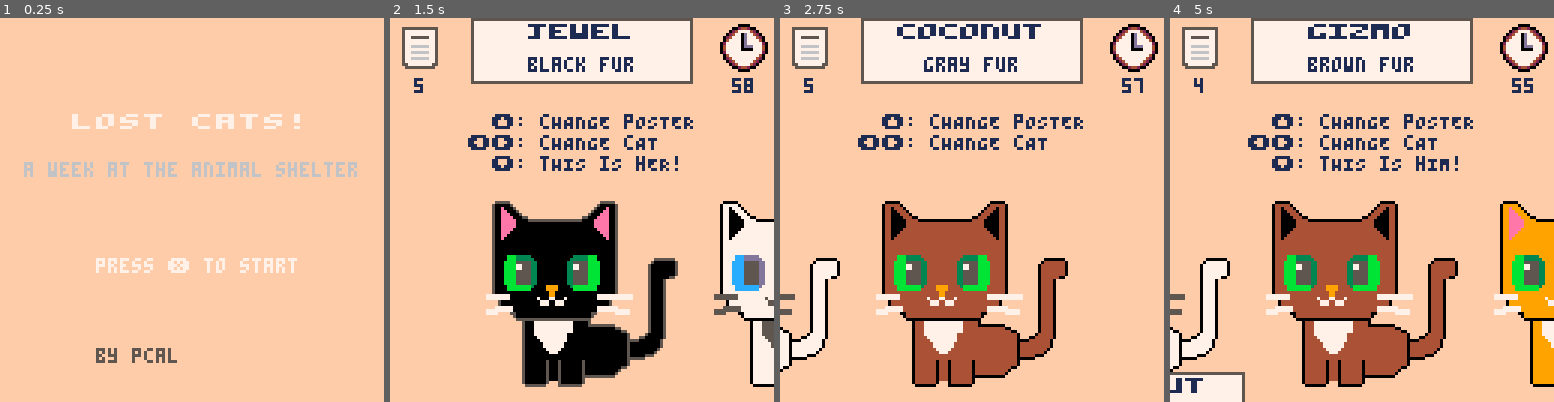
Above: before the commit, frames 1-4 (left to right).
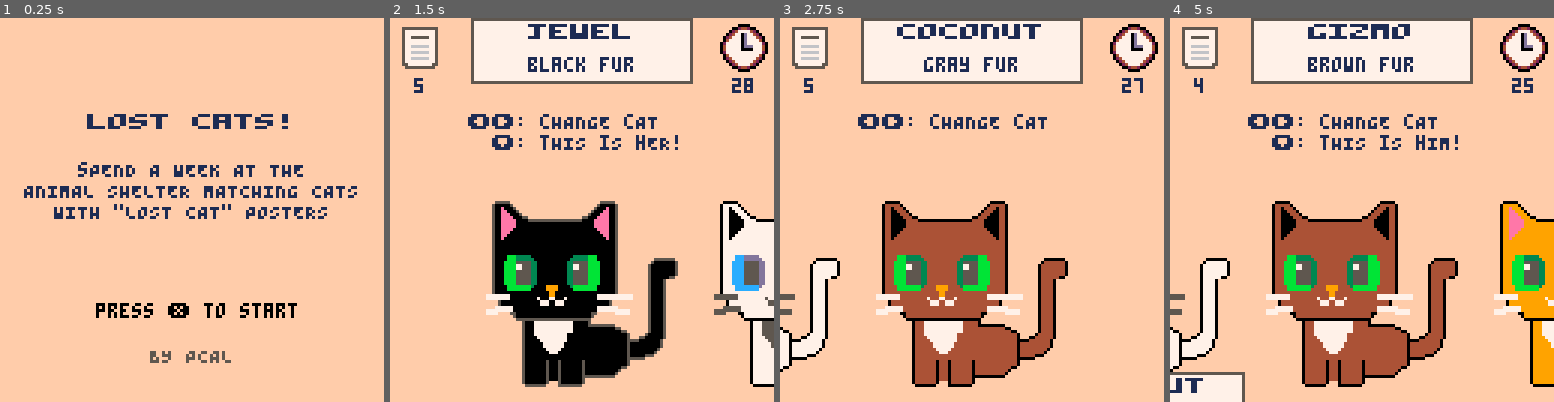
Above: after the commit, the same moments.

Repository: pcal43/pico8-papurrs-please
Game: PICO-8 cartridge pico8-home/carts/lost-cats.p8
The game is run twice, just before and just after one commit, with the same random seed, the same clock (stepped at 60 frames per second) and the same inputs.
Inputs:
- Up to frame 1 (0.25 s): no input
- Up to frame 2 (1.5 s): tap X (X key) at 0.33, 1.07 s; tap O (Z key) at 0.7 s
- Up to frame 3 (2.75 s): hold Right 1.6-2.1 s; tap O (Z key) at 1.7, 2.1, 2.5 s; tap X (X key) at 1.85 s; hold Up 2.15-2.42 s; hold Right from 2.47 s (still down)
- Up to frame 4 (5 s): tap O (Z key) every 0.4 s from 2.9 to 4.9 s; tap X (X key) at 2.97, 4.08 s; release Right at 3.03 s; hold Left 3.08-3.58 s; hold Down 3.63-3.97 s; hold Right 4.02-4.68 s; hold Up from 4.73 s (still down)

The runs differ from the first frame. In frame 1, 7.4% of the frame differs, in the area x 6-93%, y 25-90%; in frame 2, 1.6%; in frame 3, 1.2%; in frame 4, 1.7%.

Commit message:
checkpoint

Diff:
--- a/pico8-home/carts/src/Controller.lua
+++ b/pico8-home/carts/src/Controller.lua
@@ -26,45 +26,18 @@
 
     self.flow = cocreate(function()
         while true do
-            -- Title screen
             self.current_screen = TitleScreen.new()
-                printh("day!")
-
-            while not btnp(BUTTON_X) do yield() end
-                printh("day!")
-
+            while btnp(BUTTON_X) do  -- make sure button clears
+                yield()
+            end
+            while not btnp(BUTTON_X) do
+                yield()
+            end
             self.current_screen = GameScreen.new()
-                printh("day!")
-
-            -- Play through the week
-            for day=1,5 do
-                self.current_screen.startDay(WEEKDAYS[day])
-                while not self.current_screen.isDone() do yield() end
-
-    --            -- Show message
-    --            local msg = self.current_screen.secondsRemaining <= 0
-    --                and "time's up!" or "all cats found!"
-    --            self.current_screen.message = msg
-    --            for i=1,60 do yield() end
-
-                -- Review each cat
-    --            for i=1,#self.current_screen.catList do
-    --                local cat = self.current_screen.catList[i]
-    --                if cat.poster then
-    --                    self.current_screen.review_index = i
-    --                    self.current_screen.is_correct = cat.matches(cat.poster.traits)
-    --                    for j=1,90 do yield() end
-    --                end
-    --            end
-
-                -- Day results
-    --            self.current_screen.show_results = true
-    --            while not btnp(4) do yield() end
+            self.current_screen.startDay()
+            while not self.current_screen.isDone() do
+                yield()
             end
-
-            -- Game over
-    --        self.current_screen = GameOverScreen.new()
-    --        while true do yield() end
         end
     end)
 
--- a/pico8-home/carts/src/GameScreen.lua
+++ b/pico8-home/carts/src/GameScreen.lua
@@ -4,6 +4,7 @@
 
     printh("init1!")
 
+    self.weekdayNumber = 1
     self.centerMessage = nil
     self.scrollPos = 0
     self.targetPos = 1
@@ -13,8 +14,9 @@
     self.showPoster = false
     self._last_time = time()
     self.coroutine = nil
-
-    printh("init2!")
+    self.totalCatsThisWeek = 0
+    self.foundCatsThisWeek = 0
+    self.isGameOver = false
 
     function self.draw()
         cls(PEACH) -- offwhite background
@@ -109,35 +111,37 @@
         end
     end
 
-    function self.startDay(weekday)
-            printh("startday")
-            self.posters, self.catList = generatePostersAndCats(weekday.posters, weekday.minTraits, weekday.maxTraits, weekday.traits)
-            self.scrollPos = 0
-            self.targetPos = 1
-            self.secondsRemaining = weekday.time
-            self.showCats = false
-            self.showPoster = false
-            self.showStatusIcons = true
-            self.centerMessage = "\^w"..weekday.name..[[
+    function self.startDay()
+        local weekday = WEEKDAYS[self.weekdayNumber]
+        self.posters, self.catList = generatePostersAndCats(weekday.posters, weekday.minTraits, weekday.maxTraits, weekday.traits)
+        self.scrollPos = 0
+        self.targetPos = 1
+        self.secondsRemaining = weekday.time
+        self.showCats = false
+        self.showPoster = false
+        self.showStatusIcons = true
+        self.centerMessage = "\^w"..weekday.name..[[
 
 
 tHERE aRE ]]..#self.catList..[[ lOST cATS tODAY.
 
-mATCH cATS tO tHE pOSTERS to
 hELP tHEM gET hOME!
 
 rEADY?
 
+
 press ❎ to start]]
-            self.coroutine = cocreate(function()
-                while btn(BUTTON_X) do  -- make sure they release the button
-                    yield()
-                end
-                while not btn(BUTTON_X) do
-                    yield()
-                end
-                self.startPicking()
-            end)
+        self.coroutine = cocreate(function()
+            while btn(BUTTON_X) do  -- make sure they release the button
+                yield()
+            end
+            while not btn(BUTTON_X) do
+                yield()
+            end
+        printh("XXXXX")
+
+            self.startPicking()
+        end)
     end
 
     function self.startPicking()
@@ -179,7 +183,7 @@
                         self.canPress = false
                     end
                 elseif btn(BUTTON_UP) then
-                    if self.canPress then
+                    if self.canPress or false then
                         -- cycle to the next poster
                         if #self.posters > 1 then
                             -- Animate current poster up off screen
@@ -224,7 +228,8 @@
                 end
                 if self.posters[1] then
                     local pronoun = self.posters[1].isFemale and "hER" or "hIM"
-                    self.centerMessage = " \148: cHANGE pOSTER\n\139\145: cHANGE cAT     "
+                    --self.centerMessage = " \148: cHANGE pOSTER\n\139\145: cHANGE cAT     "
+                    self.centerMessage = "\139\145: cHANGE cAT     "
                     if self.targetPos == self.scrollPos then
                         local selectedCat = self.catList[self.targetPos]
                         if selectedCat and not selectedCat.poster then
@@ -288,7 +293,7 @@
             end
             -- display score summary
             self.message = ""
-            local scoreMessage = "\^wlost cats: "..#self.catList.."\n\^w    found: "..correct
+            local scoreMessage = "\^w"..WEEKDAYS[self.weekdayNumber].name.."\n\nlost cats: "..#self.catList.."\n    found: "..correct
             if correct == #self.catList then
                 scoreMessage = scoreMessage.."\n\n\^wpurrfect!"
             end
@@ -299,20 +304,55 @@
             end
             -- wait for button press
             self.centerMessage = scoreMessage.."\n\npress ❎ to continue"
-            while not btn(4) do
+            while not btn(BUTTON_X) do
+                yield()
+            end
+
+            -- Update week totals
+            self.totalCatsThisWeek += #self.catList
+            self.foundCatsThisWeek += correct
+
+
+            if self.weekdayNumber == #WEEKDAYS then
+                self.doEndGame()
+            else
+                self.weekdayNumber += 1
+                self.startDay()
+            end
+        end)
+    end
+
+    function self.doEndGame()
+        self.showCats = false
+        self.showPoster = false
+        self.showStatusIcons = false
+
+        self.coroutine = cocreate(function()
+            -- Display final score
+            local scoreMessage = "\^wend of week!\n\ntOTAL lOST cATS tHIS wEEK:\n"..self.totalCatsThisWeek.."\nyOU fOUND:\n"..self.foundCatsThisWeek
+
+            if self.foundCatsThisWeek == self.totalCatsThisWeek then
+                scoreMessage = scoreMessage.."\n\n\^wpURRFECT!"
+            end
+            self.centerMessage = scoreMessage
+            for j = 1, 2 * TICKS_PER_SECOND do
+                yield()
+            end
+            self.centerMessage = scoreMessage.."\n\npress ❎ to continue"
+            while btn(BUTTON_X) do
+                yield()
+            end
+            while not btn(BUTTON_X) do
                 yield()
             end
             self.coroutine = nil
+            self.isGameOver = true
         end)
     end
 
-    function self.doEndGame()
-
-    end
-
 
     function self.isDone()
-        return self.coroutine == nil
+        return self.isGameOver
     end
 
     return self
--- a/pico8-home/carts/src/Global.lua
+++ b/pico8-home/carts/src/Global.lua
@@ -71,16 +71,19 @@
         name = "monday",
         posters = 5,
         cats = 5,
-        time = 60,
+        time = 30,
         traits = { FUR_COLOR },
         minTraits = 1,
         maxTraits = 1
-    },
+    }
+}
+
+SKIPDAYS = {
     {
         name = "tuesday",
         posters = 8,
         cats = 10,
-        time = 60,
+        time = 45,
         traits = { FUR_COLOR, EYE_COLOR },
         minTraits = 1,
         maxTraits = 2
--- a/pico8-home/carts/src/TitleScreen.lua
+++ b/pico8-home/carts/src/TitleScreen.lua
@@ -20,31 +20,18 @@
         cls(PEACH) -- dark blue background
 
         -- Draw title
-        local title = "lost cats!"
-        local title_w = #title * 8
-        local title_x = (128 - title_w) / 2
-        print("\^w"..title, title_x, 32, WHITE)
+        printCentered("\^wlost cats!", SCREEN_WIDTH/2, 32, DARK_BLUE)
 
         -- Draw subtitle
-        local subtitle = "a week at the animal shelter"
-        local sub_w = #subtitle * 4
-        local sub_x = (128 - sub_w) / 2
-        print(subtitle, sub_x, 48, LIGHT_GRAY)
+        printCentered("sPEND A WEEK AT THE\nANIMAL SHELTER MATCHING CATS\nWITH \"LOST CAT\" POSTERS", SCREEN_WIDTH/2, 48, DARK_BLUE)
 
         -- Blinking "press ❎ to start"
         if self.blink_timer % 30 < 20 then
-            local start = "press ❎ to start"
-            local start_w = #start * 4
-            local start_x = (128 - start_w) / 2
-            print(start, start_x, 80, WHITE)
+            printCentered("press ❎ to start", SCREEN_WIDTH/2, 95, BLACK)
         end
 
         -- Credits
-        print("by pcal", 32, 110, DARK_GRAY)
-    end
-
-    function self.is_done()
-        return self.done
+        printCentered("BY PCAL", SCREEN_WIDTH/2, 110, DARK_GRAY)
     end
 
     return self
